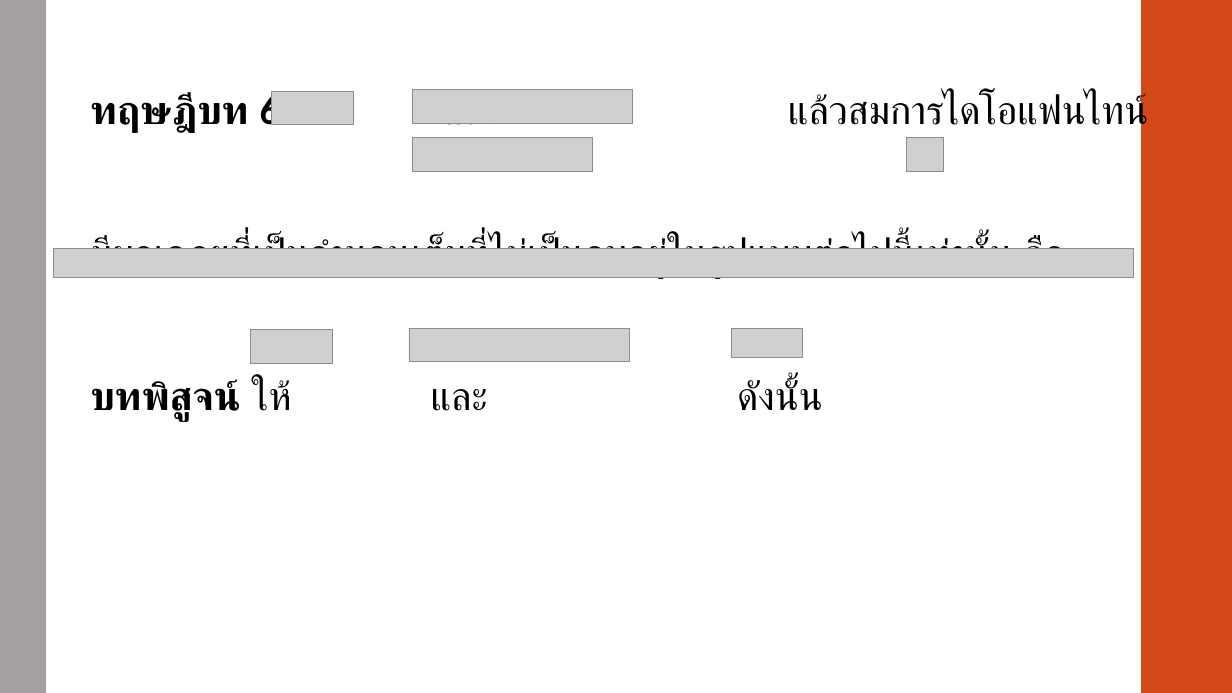
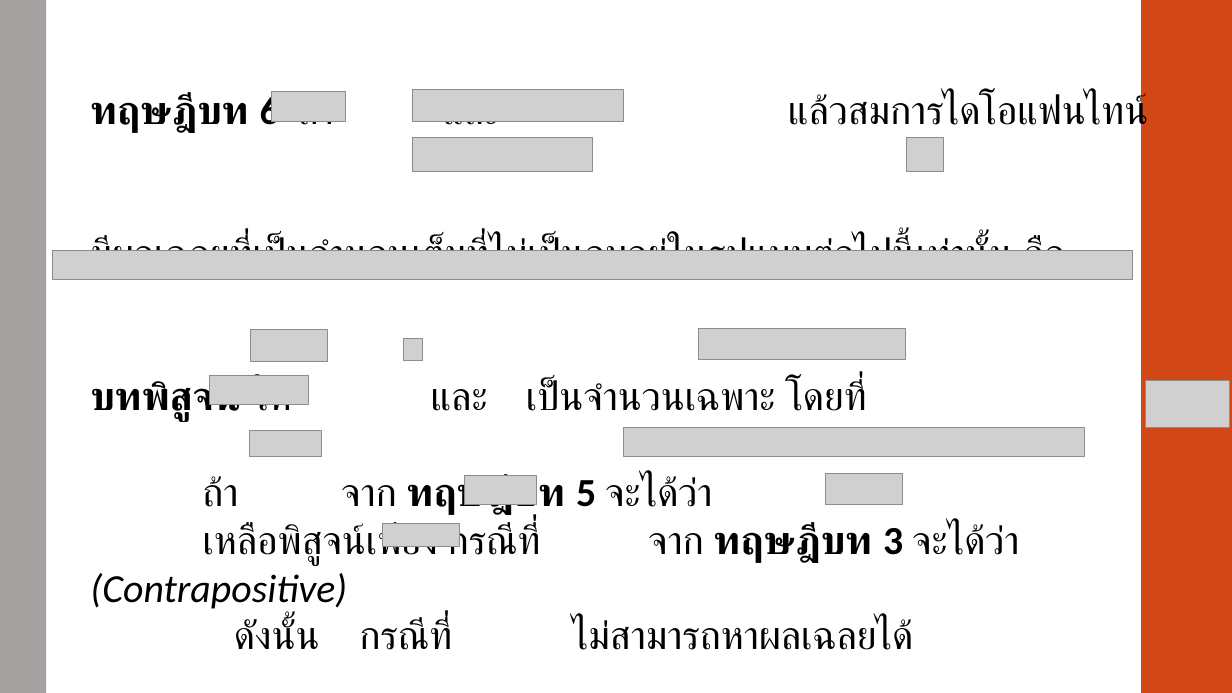
Before and after one commit to Chonthicha006/Seminar, a slide deck: slide 4 of Presentation1.pptx. Drawn at 1232x693 pixels with LibreOffice and Linux fonts; fonts in the diff are those of the drawing; grey boxes stand for pictures. Boxes give left, top, right and bottom in pixels: in the first picture for what was removed or moved away, otherwise in the second. Text is boxed around its words. In the diff, an @@ line names an element or a change of style, - is before the commit and + after.

Commit message:
add presentation

```diff
--- a/Presentation1.pptx
+++ b/Presentation1.pptx
@@ picture: place and size @@
-picture at bbox=[271, 91, 353, 125]
+picture at bbox=[271, 91, 346, 122]
@@ picture: place and size @@
-picture at bbox=[412, 90, 632, 123]
+picture at bbox=[412, 90, 624, 122]
@@ picture: place and size @@
-picture at bbox=[409, 328, 629, 361]
+picture at bbox=[699, 328, 906, 360]
@@ picture removed at bbox=[731, 328, 803, 357] @@
@@ picture: place and size @@
-picture at bbox=[250, 330, 333, 363]
+picture at bbox=[250, 330, 328, 361]
@@ picture added at bbox=[403, 338, 422, 360] @@
@@ text at bbox=[90, 379, 1019, 650]: text changed @@
-บทพิสูจน์ ให้ และ ดังนั้น
+บทพิสูจน์ ให้ และ เป็นจำนวนเฉพาะ โดยที่
+ถ้า จาก ทฤษฎีบท 5 จะได้ว่า
+เหลือพิสูจน์เพียง กรณีที่ จาก ทฤษฎีบท 3 จะได้ว่า (Contrapositive)
+ดังนั้น กรณีที่ ไม่สามารถหาผลเฉลยได้
@@ picture added at bbox=[209, 375, 309, 404] @@
@@ picture added at bbox=[1146, 381, 1230, 428] @@
@@ picture added at bbox=[250, 431, 322, 457] @@
@@ picture added at bbox=[624, 428, 1085, 457] @@
@@ picture added at bbox=[465, 476, 537, 505] @@
@@ picture added at bbox=[825, 474, 902, 505] @@
@@ picture added at bbox=[383, 524, 459, 546] @@
```
Also in this commit, not shown: 5 slides added, 1 slide removed.
